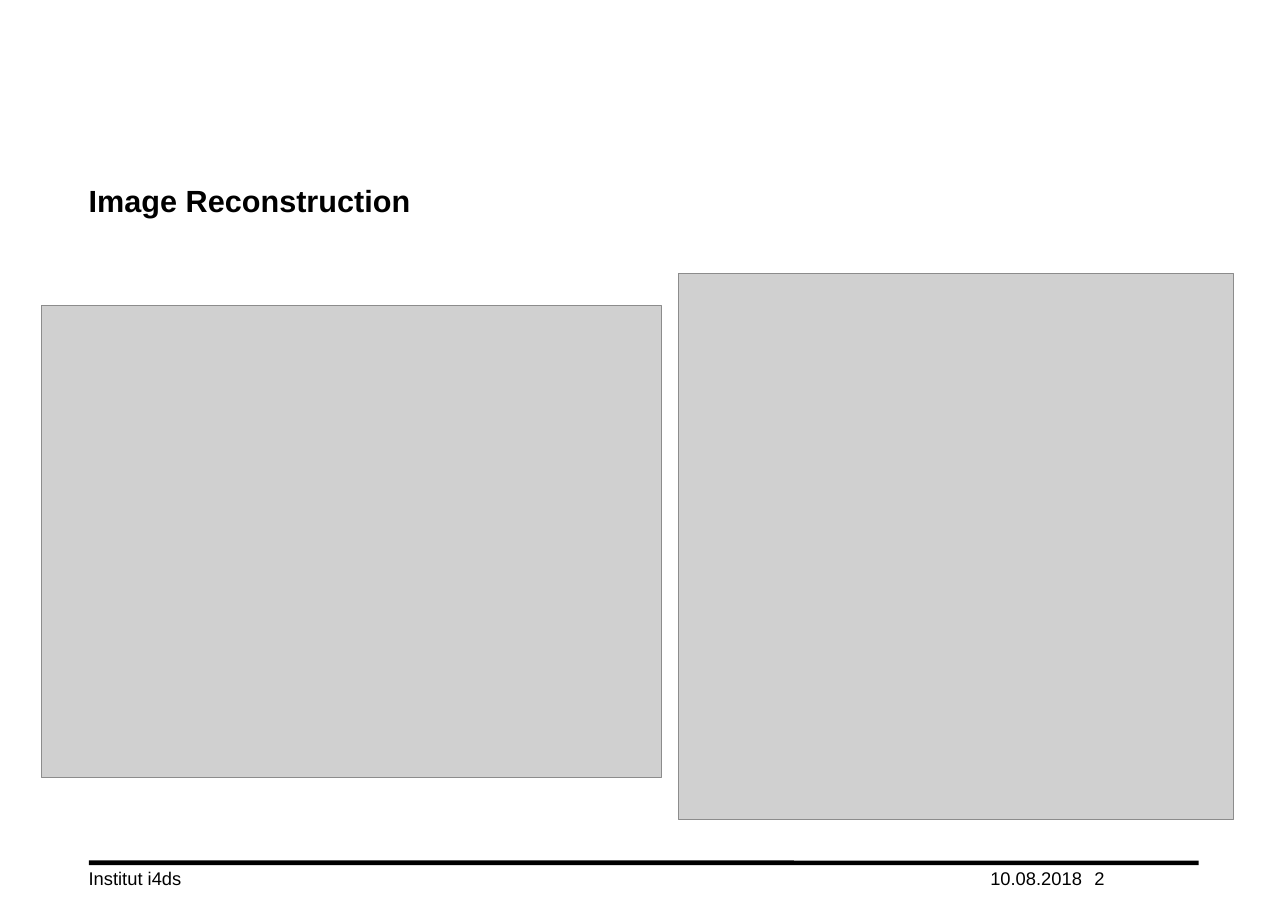
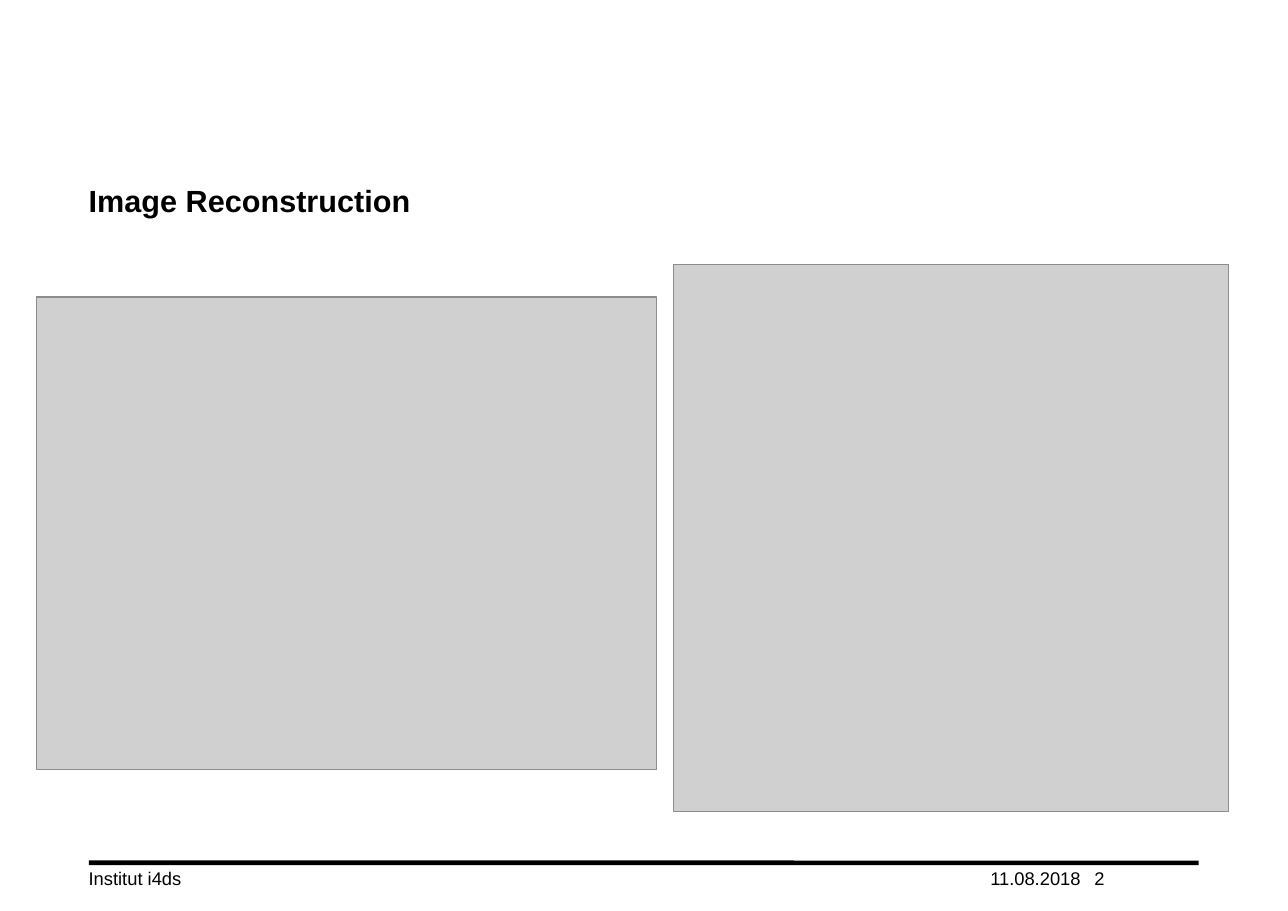
Before and after one commit to lord-blueberry/p7-doc, a slide deck: slide 2 of ppt/praes.pptx. Drawn at 1288x911 pixels with LibreOffice and Linux fonts; fonts in the diff are those of the drawing; grey boxes stand for pictures; background and template pictures are left out. Boxes give left, top, right and bottom in pixels: in the first picture for what was removed or moved away, otherwise in the second. Text is boxed around its words. In the diff, an @@ line names an element or a change of style, - is before the commit and + after.

```diff
--- a/ppt/praes.pptx
+++ b/ppt/praes.pptx
@@ picture: place and size @@
-picture at bbox=[679, 273, 1234, 820]
+picture at bbox=[674, 264, 1230, 811]
@@ picture: place and size @@
-picture at bbox=[42, 305, 661, 778]
+picture at bbox=[36, 297, 656, 770]
@@ text at bbox=[990, 872, 1080, 885]: text changed @@
-10.08.2018
+11.08.2018
```
Also in this commit, not shown: 12 other slides changed, 4 slides added, 5 other files.
